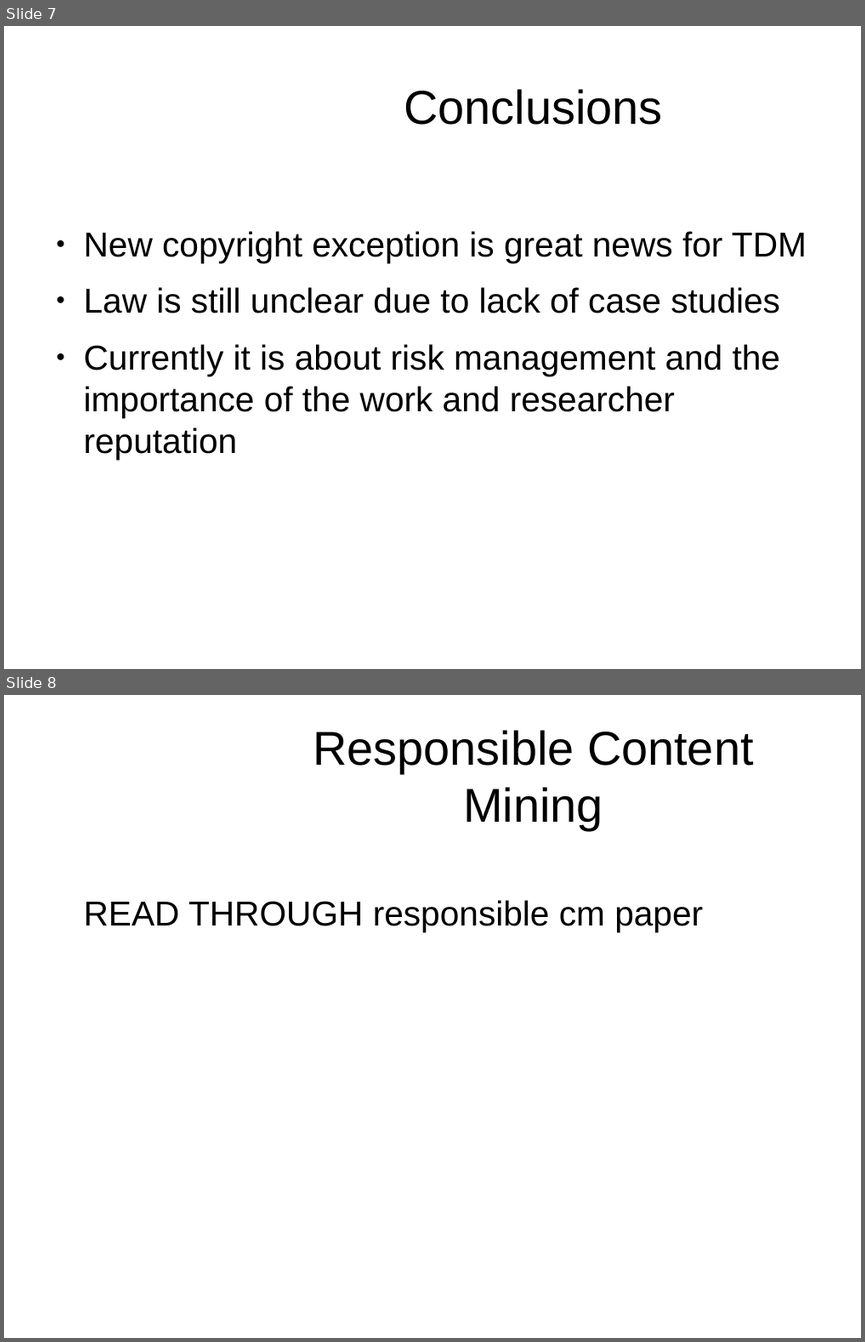
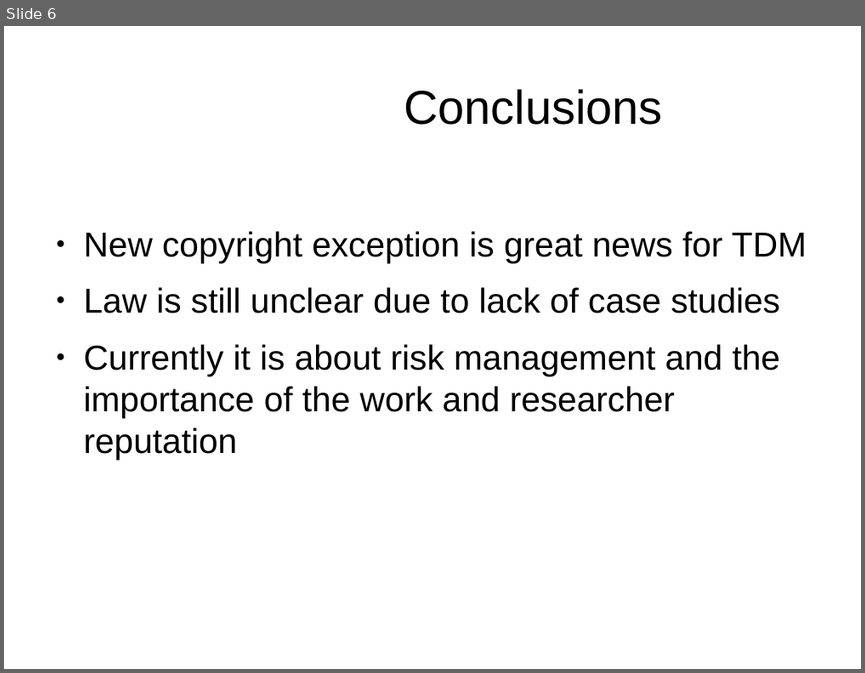
Before and after one commit to ContentMine/workshop-resources, a slide deck: training-modules/A-Legal-Responsible/legal-responsible.odp. Shown one above the other, each under a label of ours: slides 7 and 8 before the commit, slide 6 after it. The pictures are 865x1342 and 865x673 pixels, drawn with LibreOffice and Linux fonts; fonts in the diff are those of the drawing; background and template pictures are left out. Boxes give left, top, right and bottom in pixels: in the first picture for what was removed or moved away, otherwise in the second. Text is boxed around its words. In the diff, an @@ line names an element or a change of style, - is before the commit and + after.

```diff
--- a/training-modules/A-Legal-Responsible/legal-responsible.odp
+++ b/training-modules/A-Legal-Responsible/legal-responsible.odp
@@ slide 8 removed at (4,695,861,1338), background #FFFFFF @@
@@ title removed at (313,730,754,830) @@
-Responsible Content Mining
@@ text removed at (84,900,703,931) @@
-READ THROUGH responsible cm paper
@@ what was slide 7 is now slide 6 @@
```
Also in this commit, not shown: 1 other slide removed, 1 other file.
